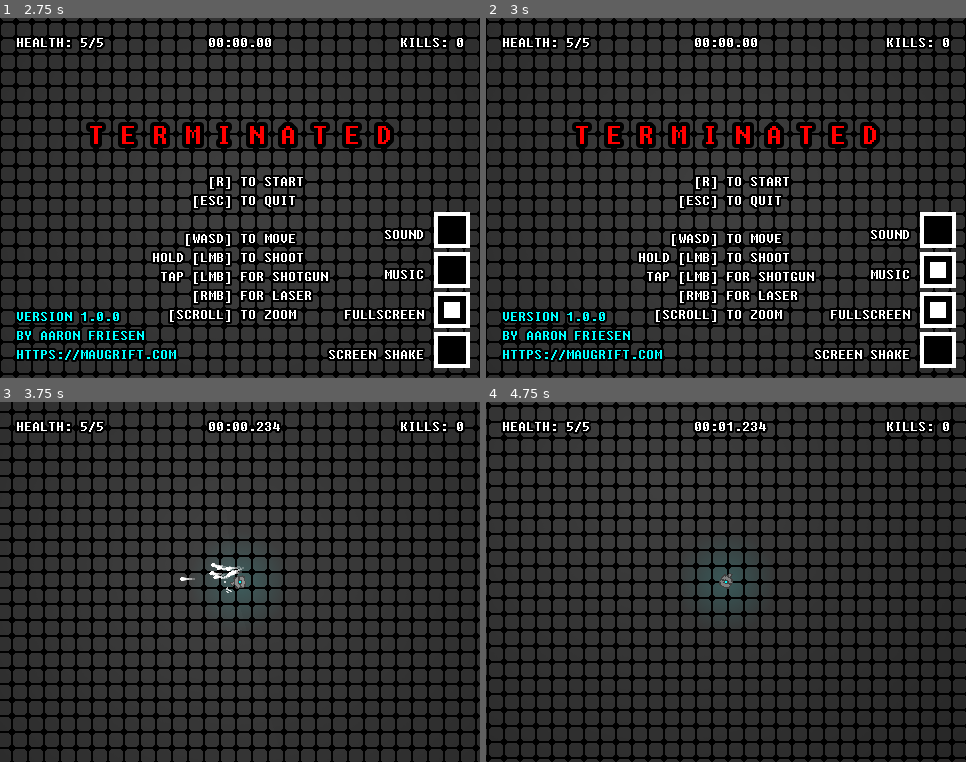
Above: before the commit, frames 1-4 (two rows, left to right).
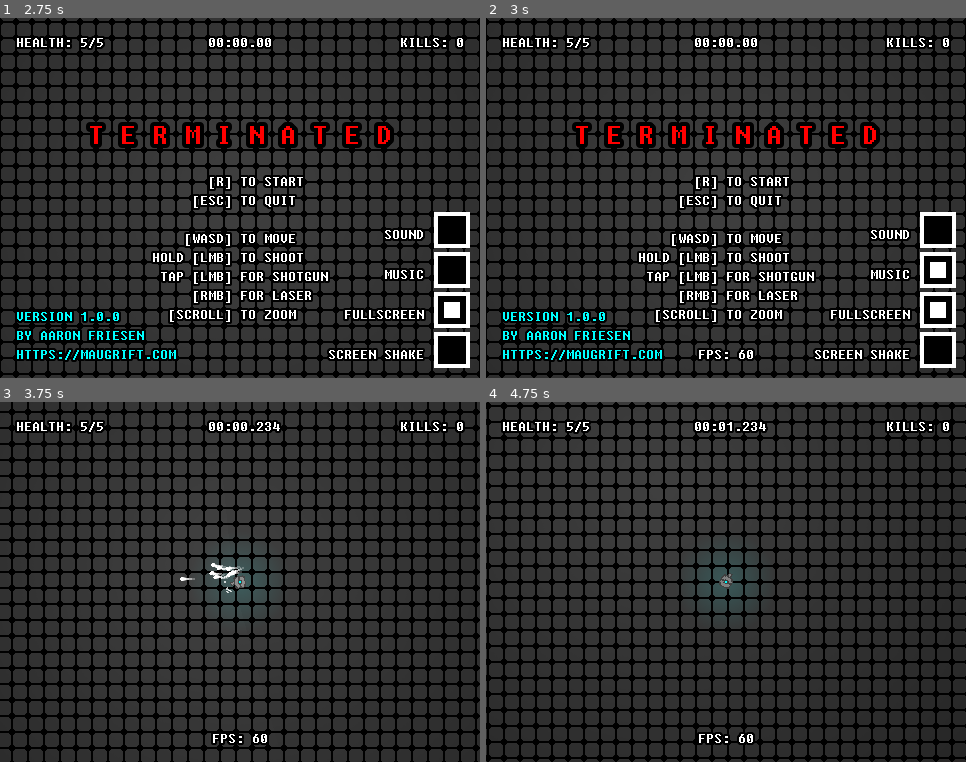
Above: after the commit, the same moments.

Repository: friedev/terminated
Game: Godot game, scene res://scenes/Main.tscn
Same seed, same stepped clock (60 frames per second), same inputs: the game is played once before the commit and once after it.
Inputs (mouse positions are in pixels of both pictures, inside the frame that each line leads up to):
- Up to frame 1 (2.75 s): click (451, 349) at 0.5 s; click (451, 230) at 1.25 s; click (451, 270) at 2 s
- Up to frame 2 (3 s): tap Enter at 2.75 s; move the mouse to (831, 180) at 2.77 s; hold Right (right) from 2.78 s (still down); hold F (fps, bound only after the commit) from 2.78 s (still down)
- Up to frame 3 (3.75 s): tap R (restart) at 3.5 s; move the mouse to (144, 600) at 3.52 s; release Right (right) at 3.53 s; release F (fps, bound only after the commit) at 3.53 s; hold Down (down) from 3.53 s (still down); click (144, 600) at 3.6 s
- Up to frame 4 (4.75 s): tap F (fps, bound only after the commit) at 3.8, 4.55 s; move the mouse to (774, 502) at 4.27 s; release Down (down) at 4.28 s; hold Right (right) from 4.28 s (still down); hold Right mouse button (shoot2) from 4.28 s (still down)

Frame 1 is identical in both runs. In frame 2, 0.3% of the frame differs, in the area x 43-57%, y 91-96%; in frame 3, 0.3%, in the area x 43-56%, y 91-96%; in frame 4, 0.3%.

Commit message:
Add FPS counter and disable enemy occlusion

Diff:
--- a/project.godot
+++ b/project.godot
@@ -88,6 +88,11 @@
 "events": [ Object(InputEventMouseButton,"resource_local_to_scene":false,"resource_name":"","device":0,"alt":false,"shi …(212 unchanged characters)…
  ]
 }
+fps={
+"deadzone": 0.5,
+"events": [ Object(InputEventKey,"resource_local_to_scene":false,"resource_name":"","device":0,"alt":false,"shift":false,"control":false,"meta":false,"command":false,"pressed":false,"scancode":70,"unicode":0,"echo":false,"script":null)
+ ]
+}
 
 [physics]
 
--- a/scenes/BasicEnemy.tscn
+++ b/scenes/BasicEnemy.tscn
@@ -75,6 +75,7 @@
 process_material = SubResource( 4 )
 
 [node name="LightOccluder2D" type="LightOccluder2D" parent="."]
+visible = false
 occluder = SubResource( 5 )
 
 [node name="AmbientLight" type="Light2D" parent="."]
--- a/scenes/BombEnemy.tscn
+++ b/scenes/BombEnemy.tscn
@@ -107,7 +107,8 @@
 bus = "Sound"
 
 [node name="LightOccluder2D" type="LightOccluder2D" parent="."]
-occluder = SubResource( 5 )
+visible = false
+occluder = SubResource( 2 )
 
 [node name="AmbientLight" type="Light2D" parent="."]
 texture = ExtResource( 5 )
--- a/scenes/LaserEnemy.tscn
+++ b/scenes/LaserEnemy.tscn
@@ -79,6 +79,7 @@
 process_material = SubResource( 4 )
 
 [node name="LightOccluder2D" type="LightOccluder2D" parent="."]
+visible = false
 occluder = SubResource( 5 )
 
 [node name="AmbientLight" type="Light2D" parent="."]
--- a/scenes/Main.tscn
+++ b/scenes/Main.tscn
@@ -103,6 +103,23 @@
 "_edit_use_anchors_": false
 }
 
+[node name="FPSLabel" type="Label" parent="HUDLayer/Control"]
+visible = false
+anchor_left = 0.5
+anchor_top = 1.0
+anchor_right = 0.5
+anchor_bottom = 1.0
+margin_left = 168.0
+margin_top = 288.0
+margin_right = 272.0
+margin_bottom = 304.0
+theme = ExtResource( 7 )
+text = "FPS: 60"
+align = 1
+__meta__ = {
+"_edit_use_anchors_": false
+}
+
 [node name="MenuLayer" type="CanvasLayer" parent="."]
 
 [node name="Control" type="Control" parent="MenuLayer"]
--- a/scenes/SplitterEnemy.tscn
+++ b/scenes/SplitterEnemy.tscn
@@ -76,6 +76,7 @@
 process_material = SubResource( 4 )
 
 [node name="LightOccluder2D" type="LightOccluder2D" parent="."]
+visible = false
 occluder = SubResource( 5 )
 
 [node name="AmbientLight" type="Light2D" parent="."]
--- a/scenes/StrongEnemy.tscn
+++ b/scenes/StrongEnemy.tscn
@@ -75,6 +75,7 @@
 process_material = SubResource( 4 )
 
 [node name="LightOccluder2D" type="LightOccluder2D" parent="."]
+visible = false
 occluder = SubResource( 5 )
 
 [node name="AmbientLight" type="Light2D" parent="."]
--- a/scripts/Main.gd
+++ b/scripts/Main.gd
@@ -157,6 +157,8 @@
 	else:
 		$HUDLayer/Control/HealthLabel.modulate = Color.white
 
+	$HUDLayer/Control/FPSLabel.text = "FPS: %d" % Engine.get_frames_per_second()
+
 
 # If the player leaves the arena, they die
 func _on_Area2D_body_exited(body):
@@ -174,6 +176,8 @@
 	elif event.is_action_pressed("restart"):
 		setup()
 
+	elif event.is_action_pressed("fps"):
+		$HUDLayer/Control/FPSLabel.visible = !$HUDLayer/Control/FPSLabel.visible
 
 func _on_Timer_timeout():
 	if $Player.health == 0:
Not shown: 5 places in scenes/BombEnemy.tscn that only renumber resources
